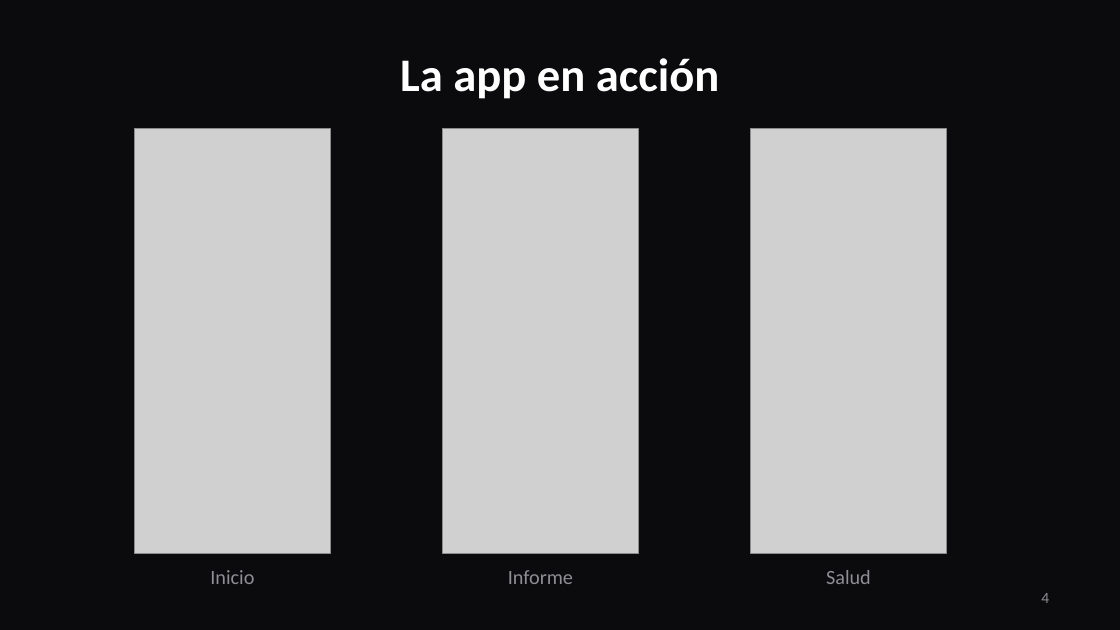
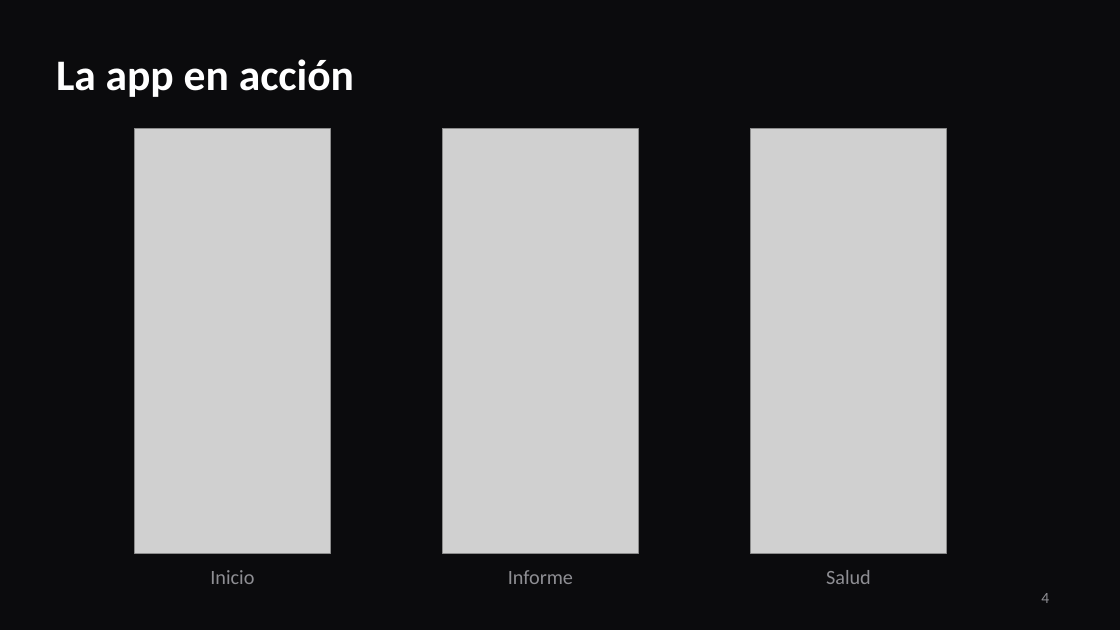
Before and after one commit to sluna5-coder/RepoLens, a slide deck: slide 4 of Entrega/Presentacion/RepoLens.pptx. Drawn at 1120x630 pixels with LibreOffice and Linux fonts; fonts in the diff are those of the drawing; grey boxes stand for pictures. Boxes give left, top, right and bottom in pixels: in the first picture for what was removed or moved away, otherwise in the second. Text is boxed around its words. In the diff, an @@ line names an element or a change of style, - is before the commit and + after.

```diff
--- a/Entrega/Presentacion/RepoLens.pptx
+++ b/Entrega/Presentacion/RepoLens.pptx
@@ title "La app en acción" at <box>56,59,354,97</box>: size 30 to 28 pt; alignment centre to left @@
```
Also in this commit, not shown: 7 other slides changed, 5 slides added.
